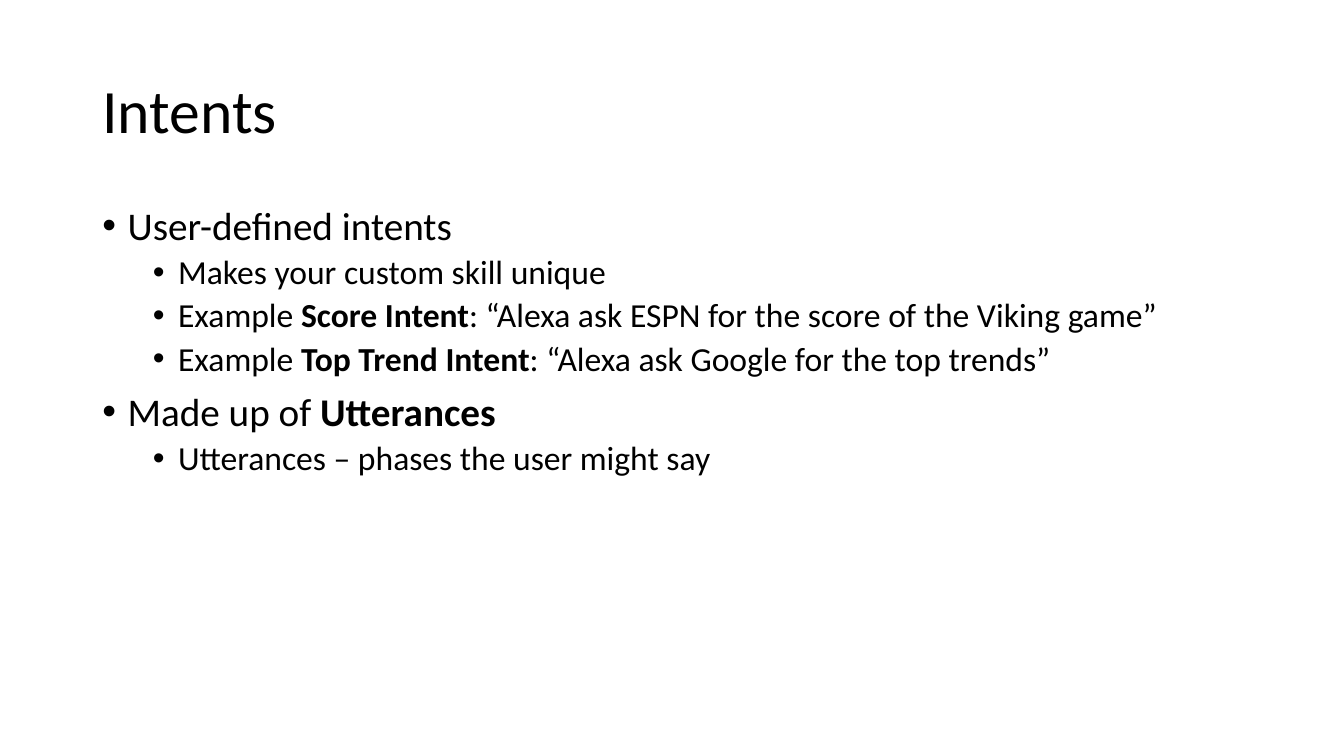
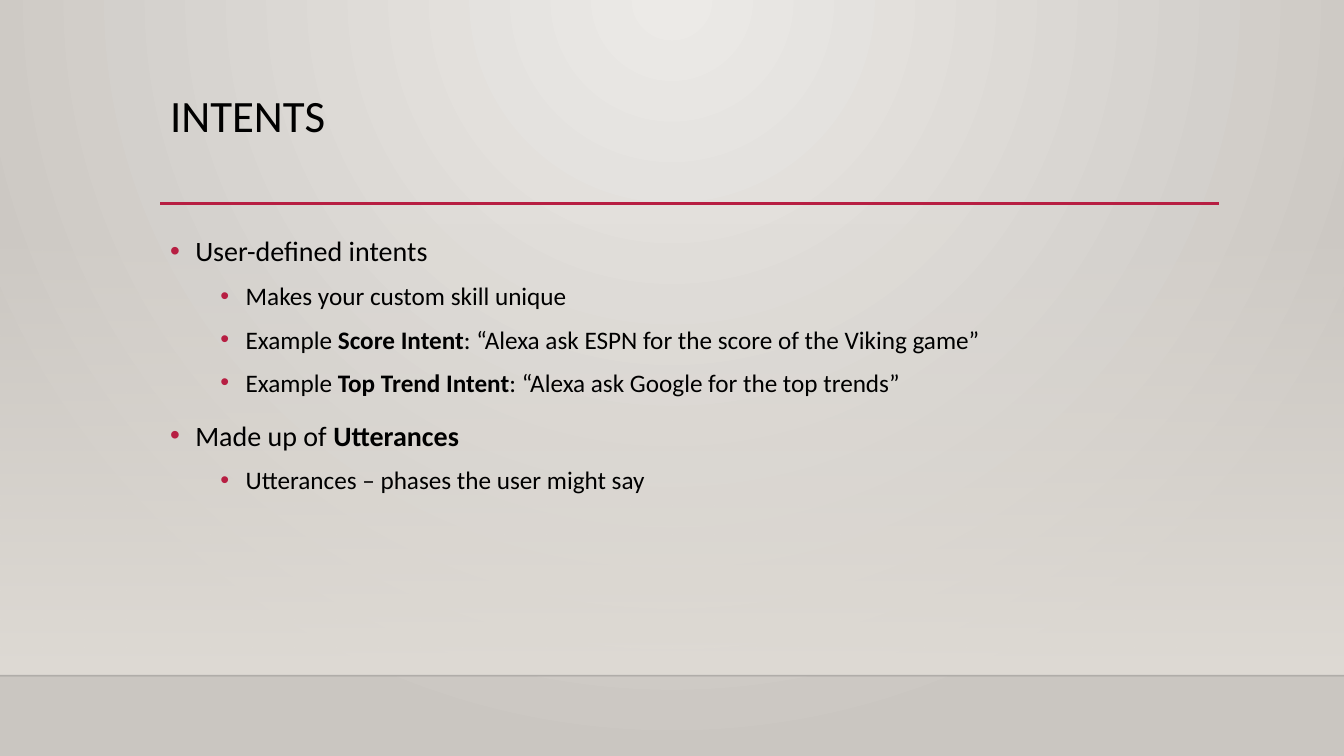
Before and after one commit to haydenwade/speaking-st-cloud-alexa-nodejs-public-apis, a slide deck: slide 8 of Building An Custom.pptx (slide 9 before the commit). Drawn at 1344x756 pixels with LibreOffice and Linux fonts; fonts in the diff are those of the drawing; background and template pictures are left out. Boxes give left, top, right and bottom in pixels: in the first picture for what was removed or moved away, otherwise in the second. Text is boxed around its words. In the diff, an @@ line names an element or a change of style, - is before the commit and + after.

```diff
--- a/Building An Custom.pptx
+++ b/Building An Custom.pptx
@@ background #FFFFFF to gradient #ECEAE7 to #CAC7C1 @@
@@ title "INTENTS" at (x1=170, y1=103, x2=325, y2=133): vertical alignment middle to top @@
@@ title at (x1=170, y1=103, x2=325, y2=133): text changed; size 44 to 32 pt @@
-Intents
+INTENTS
@@ line added from (160, 204) to (1220, 204), #B71E42 2.5 pt @@
@@ rectangle added at (x1=0, y1=223, x2=1344, y2=676), fill gradient #DFDBD5 @@
@@ text "User-defined intents" moved from (x1=128, y1=212, x2=1157, y2=476) to (x1=195, y1=241, x2=980, y2=494) @@
@@ text "User-defined intents" at (x1=195, y1=241, x2=980, y2=494): size 28 to 20 pt in "User-defined intents", "Made up of Utterances"; size 24 to 18 pt in "Makes your custom skill unique", "Example Score Intent: “Alexa ask ESPN for ...", "Example Top Trend Intent: “Alexa ask Google ...", "Utterances – phases the user might say"; line spacing 0.9 to 1.2 @@
@@ line added from (0, 676) to (1344, 676), #000001 1 pt @@
```
Also in this commit, not shown: 12 other slides changed, 1 slide removed.
